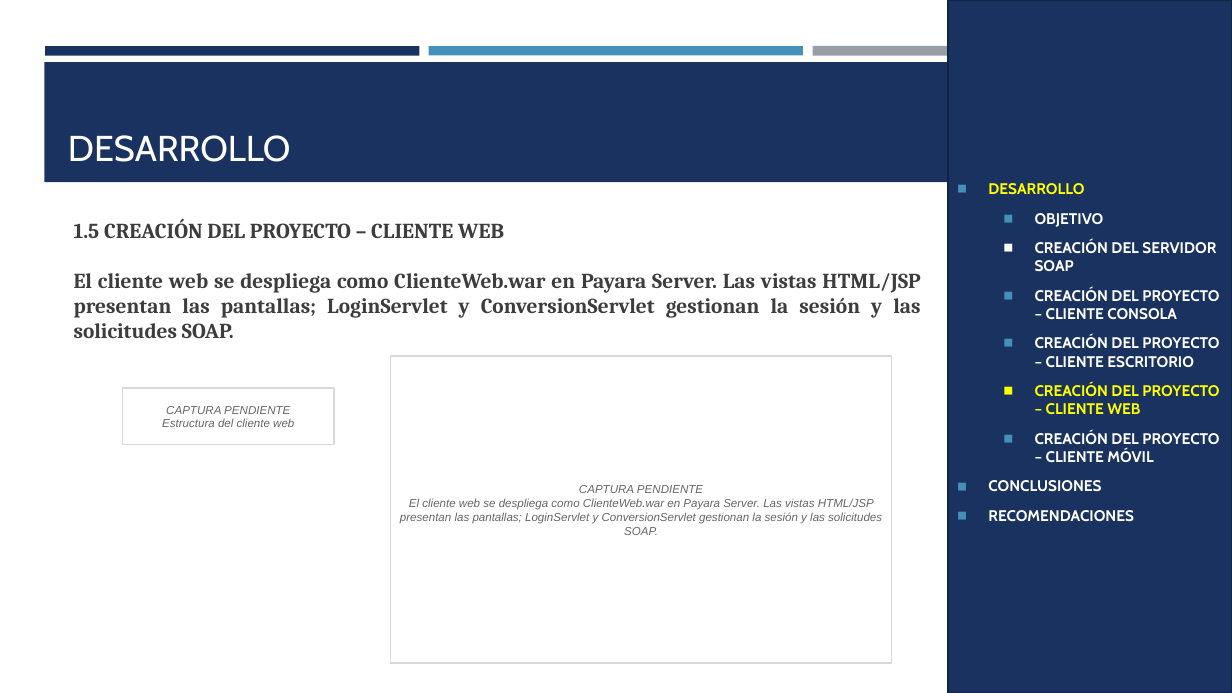
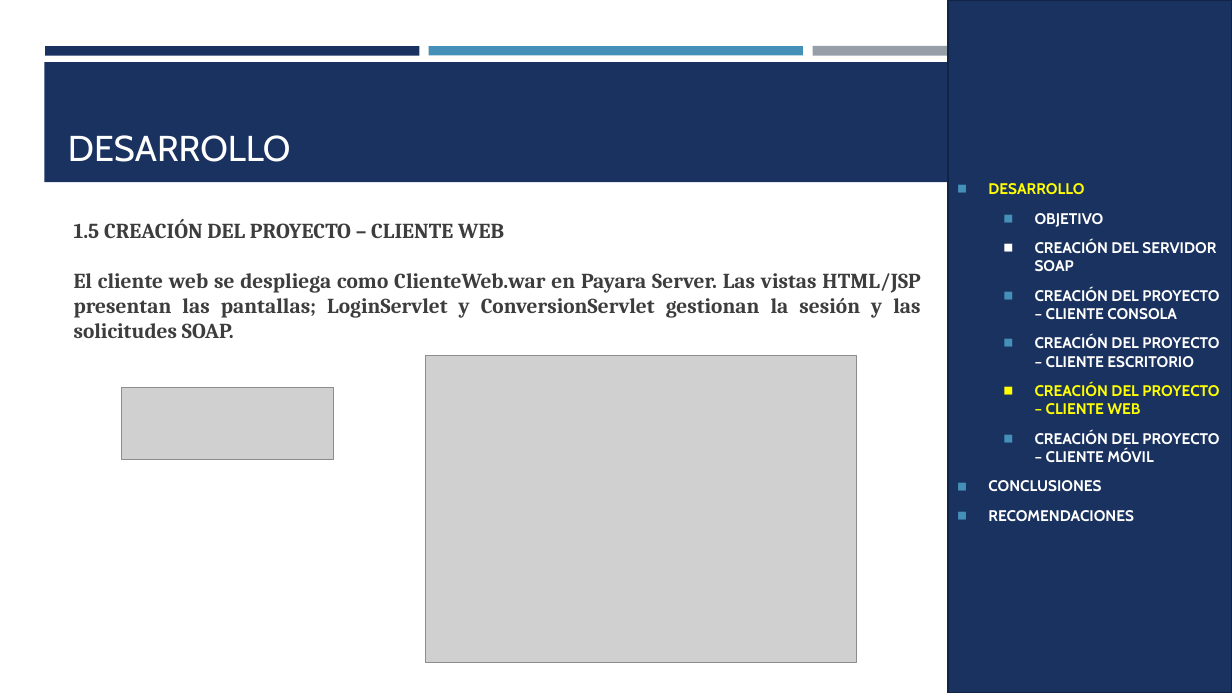
Before and after one commit to JulioViche/u1-sw-arch, a slide deck: slide 18 of TI.1.1. PAO202651_SOAP_JAVA_SINBDD_NRC36884_GR09/05. DOCUMENTACION/CONVUNI_SOAP_JAVA_GR09.pptx. Drawn at 1232x693 pixels with LibreOffice and Linux fonts; fonts in the diff are those of the drawing; grey boxes stand for pictures. Boxes give left, top, right and bottom in pixels: in the first picture for what was removed or moved away, otherwise in the second. Text is boxed around its words. In the diff, an @@ line names an element or a change of style, - is before the commit and + after.

Commit message:
docs(soap-java): completar manual y capturas de clientes
Actualiza el manual técnico y la presentación con capturas de los clientes de consola, escritorio, web y móvil, además de la evidencia del servidor y WSDL.

Conserva a Murillo Medina, Gabriel Omar y Viche Castillo, Julio Enrique en orden alfabético. Corrige las figuras del proyecto móvil y presenta LoginController y ConversionController como texto editable con sus rótulos y líneas legibles.

Incluye las capturas y la versión Markdown del manual. El DOCX se abrió en Word y se revisaron páginas renderizadas; la presentación se renderizó y no contiene marcadores de captura pendiente.

```diff
--- a/TI.1.1. PAO202651_SOAP_JAVA_SINBDD_NRC36884_GR09/05. DOCUMENTACION/CONVUNI_SOAP_JAVA_GR09.pptx
+++ b/TI.1.1. PAO202651_SOAP_JAVA_SINBDD_NRC36884_GR09/05. DOCUMENTACION/CONVUNI_SOAP_JAVA_GR09.pptx
@@ rectangle removed at [391,356,892,663] @@
-CAPTURA PENDIENTE
-El cliente web se despliega como ClienteWeb.war en Payara Server. Las vistas HTML/JSP presentan las pantallas; LoginServlet y ConversionServlet gestionan la sesión y las solicitudes SOAP.
@@ picture added at [425,356,857,663] @@
@@ rectangle removed at [122,388,334,445] @@
-CAPTURA PENDIENTE
-Estructura del cliente web
@@ picture added at [122,387,334,459] @@
```
Also in this commit, not shown: 15 other slides changed, 18 other files.
